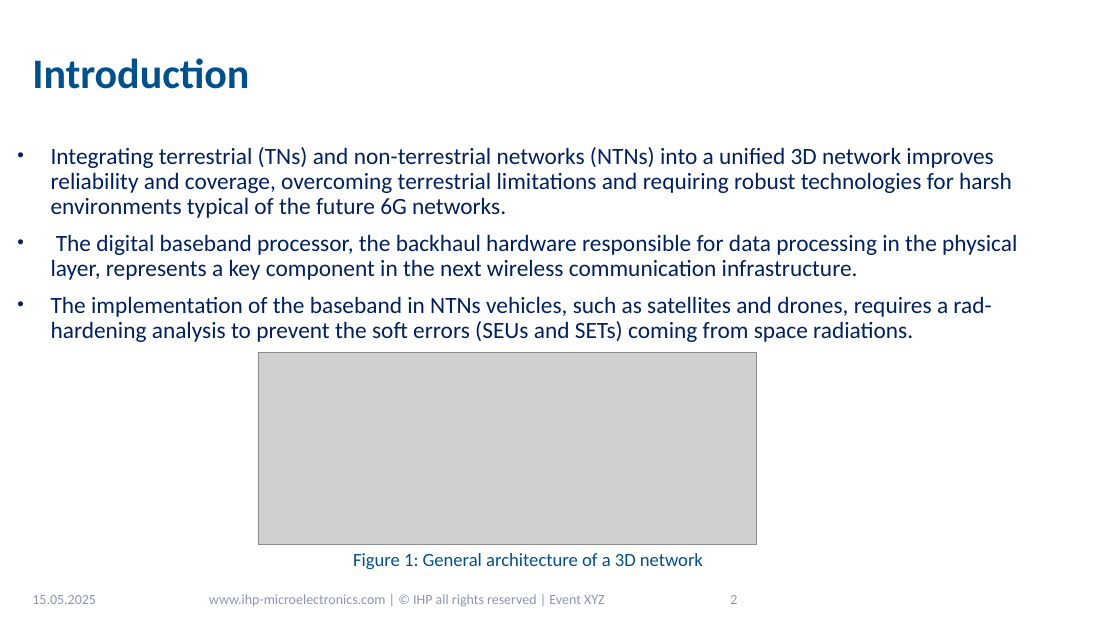
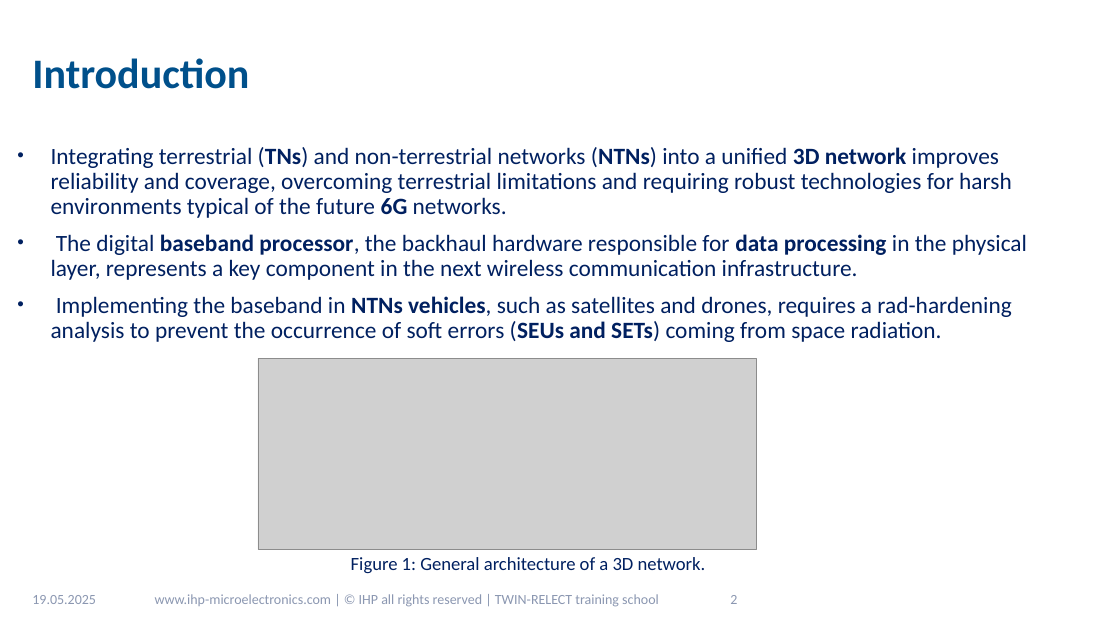
Before and after one commit to miglioranza/Papers_docs, a slide deck: slide 2 of Presentations/Twinrelect_presentation_2025.pptx. Drawn at 1120x630 pixels with LibreOffice and Linux fonts; fonts in the diff are those of the drawing; grey boxes stand for pictures; background and template pictures are left out. Boxes give left, top, right and bottom in pixels: in the first picture for what was removed or moved away, otherwise in the second. Text is boxed around its words. In the diff, an @@ line names an element or a change of style, - is before the commit and + after.

```diff
--- a/Presentations/Twinrelect_presentation_2025.pptx
+++ b/Presentations/Twinrelect_presentation_2025.pptx
@@ text at (x1=51, y1=147, x2=1027, y2=280): bold on in "(TNs) (NTNs) 3D network 6G", "baseband processor, data processing" @@
@@ text at (x1=51, y1=296, x2=1011, y2=342): text changed @@
-• The implementation of the baseband in NTNs vehicles, such as satellites and drones, requires a rad-hardening analysis to prevent the soft errors (SEUs and SETs) coming from space radiations.
+• Implementing the baseband in NTNs vehicles, such as satellites and drones, requires a rad-hardening analysis to prevent the occurrence of soft errors (SEUs and SETs) coming from space radiation.
@@ picture moved from (x1=258, y1=353, x2=756, y2=544) to (x1=258, y1=358, x2=756, y2=549) @@
@@ text at (x1=351, y1=557, x2=706, y2=574): text changed; text colour #00508B to #002060 @@
-Figure 1: General architecture of a 3D network
+Figure 1: General architecture of a 3D network.
@@ text at (x1=155, y1=594, x2=659, y2=607): text changed @@
-www.ihp-microelectronics.com | © IHP all rights reserved | Event XYZ
+www.ihp-microelectronics.com | © IHP all rights reserved | TWIN-RELECT training school
```
Also in this commit, not shown: 2 other slides changed, 1 slide added.
